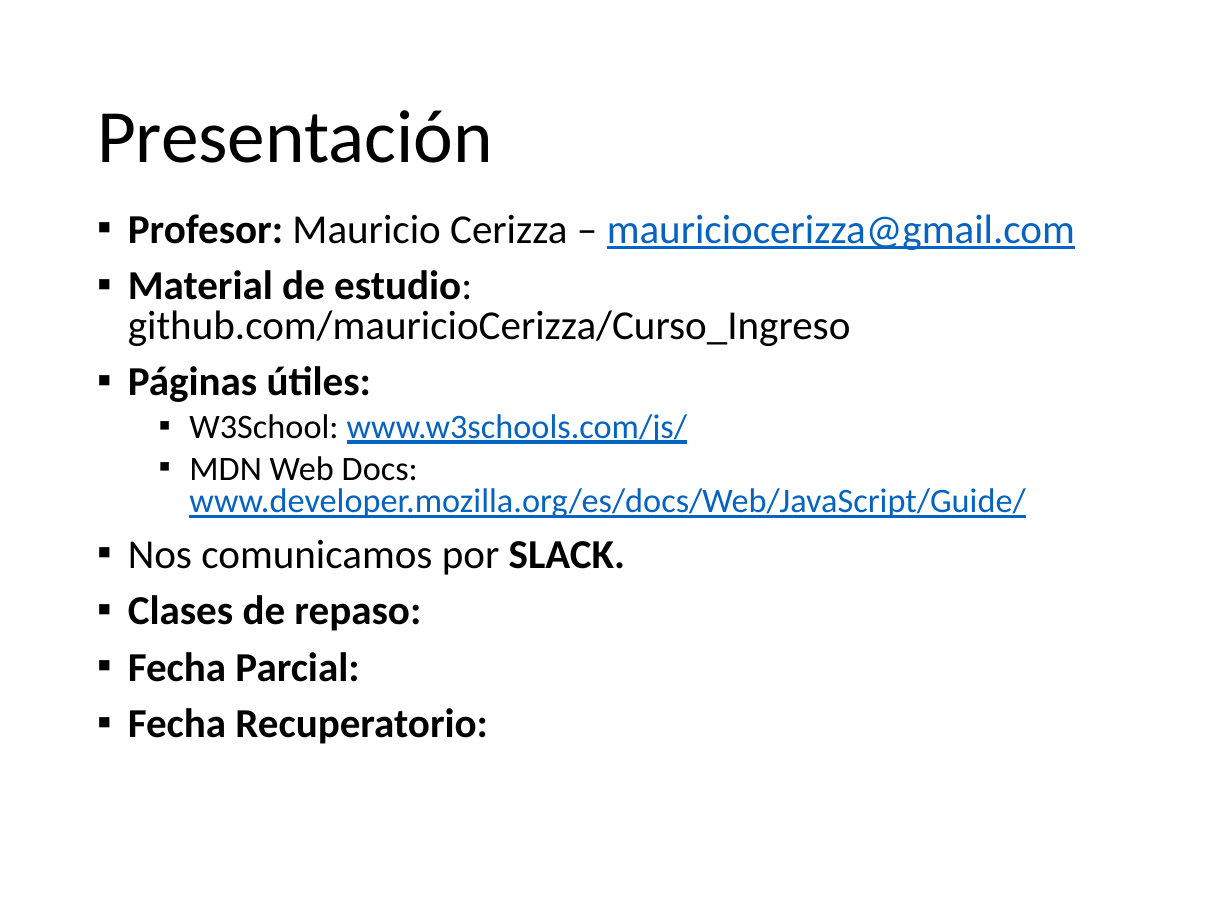
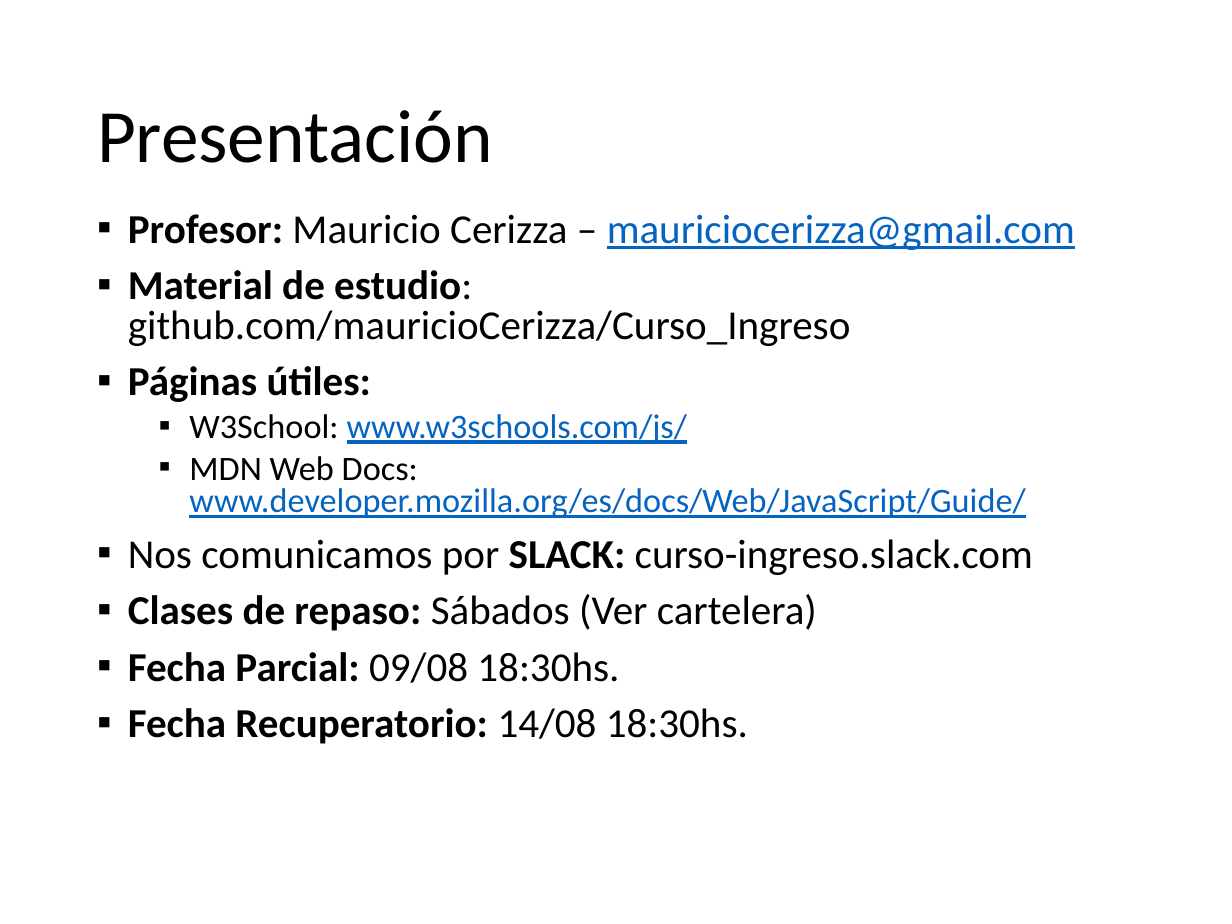
Before and after one commit to tongacapo2006/Curso_Ingreso, a slide deck: slide 2 of Clases/[2] Lógica y Control de Flujo.pptx. Drawn at 1232x924 pixels with LibreOffice and Linux fonts; fonts in the diff are those of the drawing. Boxes give left, top, right and bottom in pixels: in the first picture for what was removed or moved away, otherwise in the second. Text is boxed around its words. In the diff, an @@ line names an element or a change of style, - is before the commit and + after.

Commit message:
Actualizaciones Clase 02

```diff
--- a/Clases/[2] Lógica y Control de Flujo.pptx
+++ b/Clases/[2] Lógica y Control de Flujo.pptx
@@ text at [128,539,1033,744]: text changed; bold off @@
-▪ Nos comunicamos por SLACK.
-▪ Clases de repaso:
-▪ Fecha Parcial:
-▪ Fecha Recuperatorio:
+▪ Nos comunicamos por SLACK: curso-ingreso.slack.com
+▪ Clases de repaso: Sábados (Ver cartelera)
+▪ Fecha Parcial: 09/08 18:30hs.
+▪ Fecha Recuperatorio: 14/08 18:30hs.
```
Also in this commit, not shown: 5 other slides changed, 1 other file.
